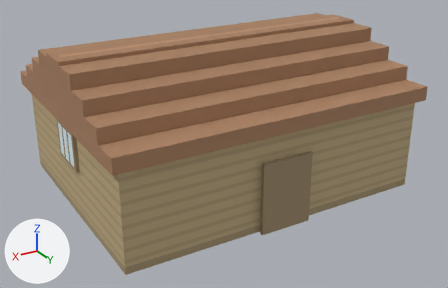
The glTF model assets/edificios/peleteria_01.glb: old version first, new version second.
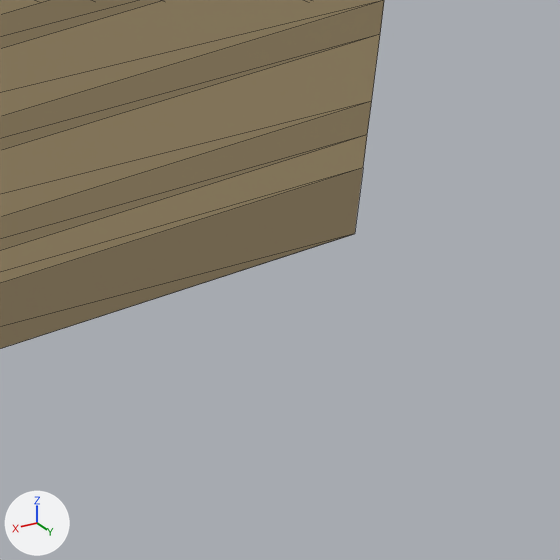
Each version is shown whole from a 50 mm lens placed at (13.86, 10.95, 8.5), pointed at (5.12, -3.62, 1.21), then close up on the part from 83% to 94% of the width and 57% to 74% of the height. Lighting does not change. The marker at lower left points along +X, +Y and +Z. The last two pictures show the newer version. The close-ups show mesh edges as thin lines. Vertices at exactly the same position are counted once.

Objects in the first close-up: 'peleteria_01'.
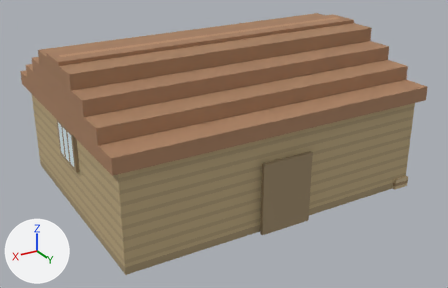
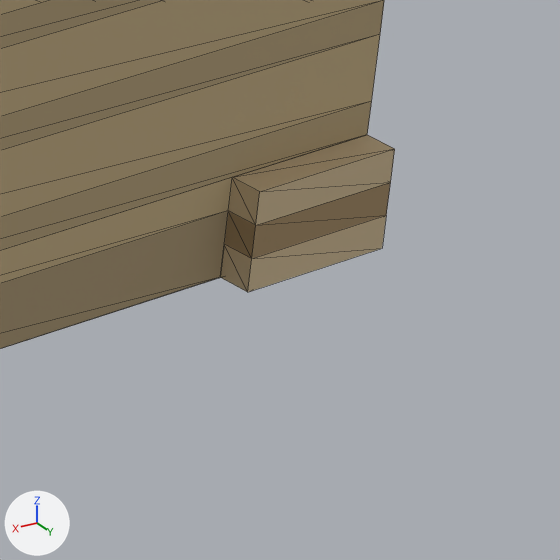
The newer file is also turned or shifted as a whole; pictures and numbers use the older file's frame.

What the commit changed:
me_peleteria_01 is used by ob_peleteria_01; location (0.0, 0.0, 0.0).
me_peleteria_01 had 302 vertices, 414 faces and spanned x 0.4..9.8, y -7.8..-0.4, z 0.0..4.4.
me_peleteria_01 now has 315 vertices, 436 faces and spans x 0.4..9.8, y -7.8..-0.4, z 0.0..4.4.
Part 1, on me_peleteria_01:
4 faces are deleted.
7 vertices are added at x 0.6..1.1, y -0.6..-0.5, z 0.0..0.3.
6 new vertices lie (0.0, 0.1, 0.0) away from vertices in x 0.6..1.1, y -0.6, z 0.0..0.3.
26 new faces join them.

Pixel boxes [x1, y1, x2, y2] of what changed, in the close-ups (560 x 560 px):
'peleteria_01', reshaped: before [0, 0, 384, 349]; after [0, 0, 395, 349]
part 1 of me_peleteria_01, built on: before [0, 135, 367, 349]; after [0, 135, 395, 349]
